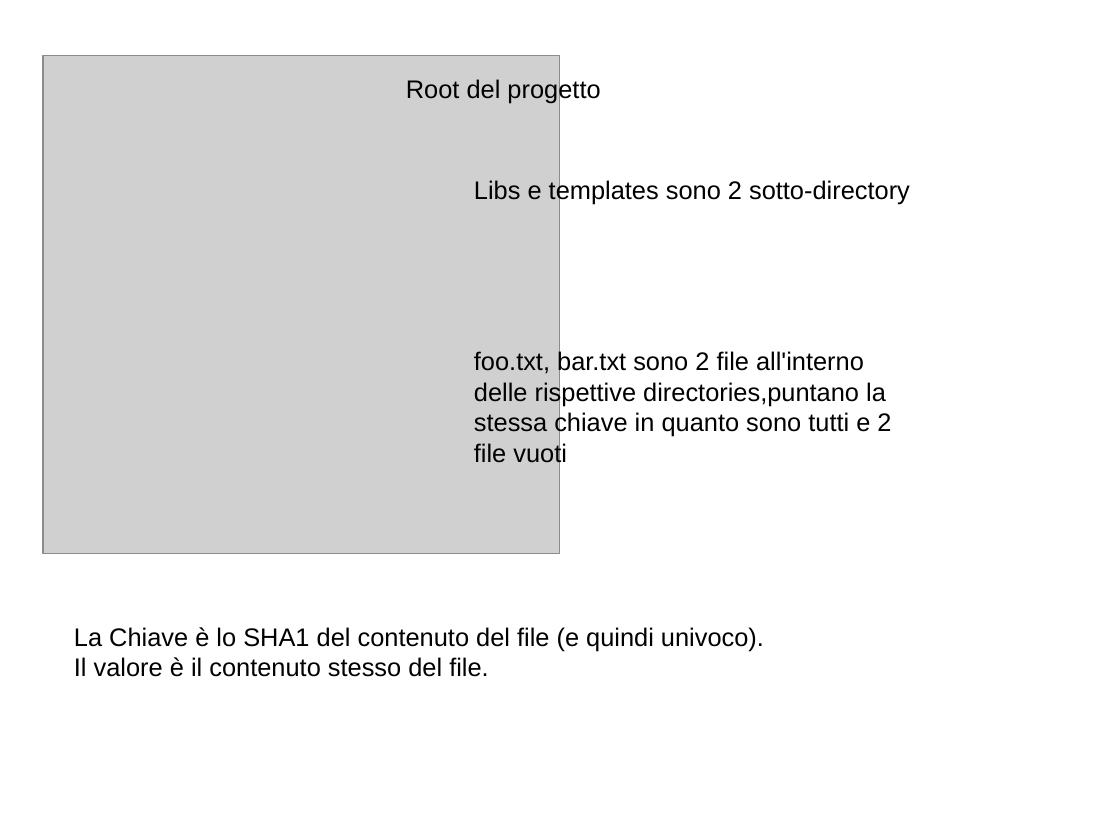
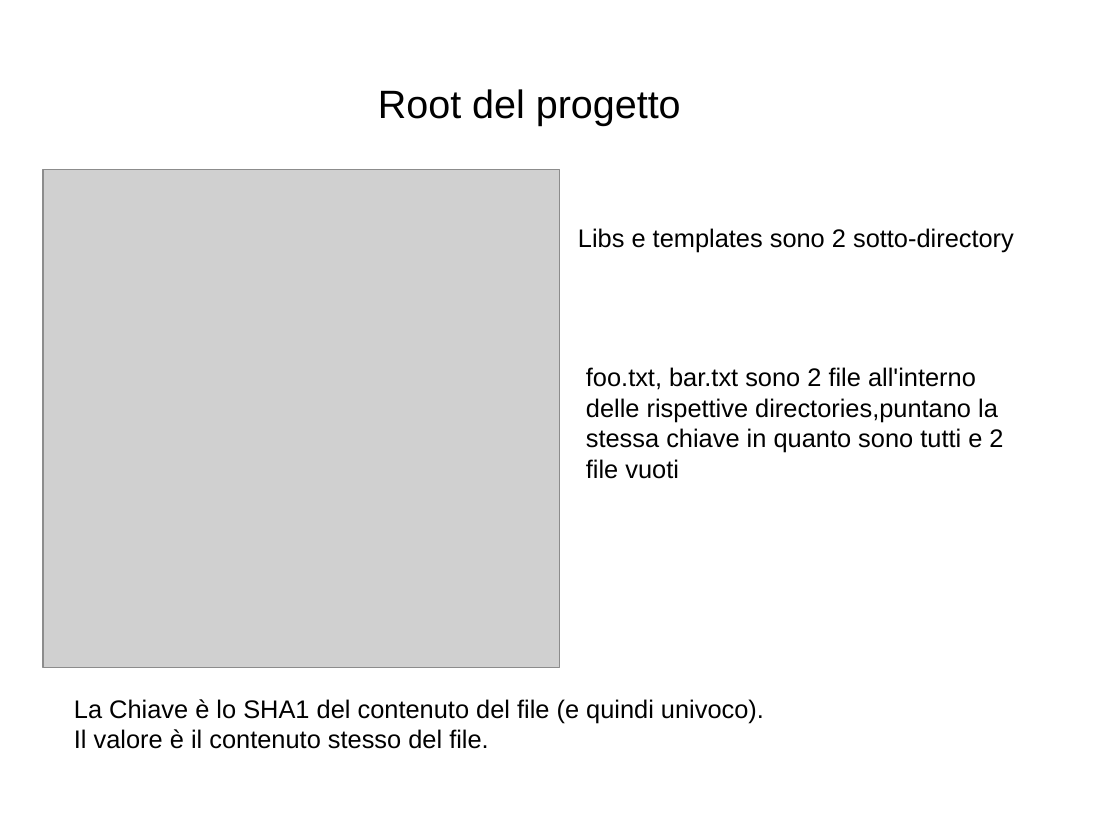
Before and after one commit to GioeleCicchini/Git-Presentation, a slide deck: slide 4 of presentazione git.odp. Drawn at 1120x840 pixels with LibreOffice and Linux fonts; fonts in the diff are those of the drawing; grey boxes stand for pictures; background and template pictures are left out. Boxes give left, top, right and bottom in pixels: in the first picture for what was removed or moved away, otherwise in the second. Text is boxed around its words. In the diff, an @@ line names an element or a change of style, - is before the commit and + after.

```diff
--- a/presentazione git.odp
+++ b/presentazione git.odp
@@ text "Root del progetto": place and size @@
-text "Root del progetto" at bbox=[406, 77, 600, 103]
+text "Root del progetto" at bbox=[378, 89, 681, 125]
@@ text "Root del progetto" at bbox=[378, 89, 681, 125]: size 18 to 28 pt @@
@@ picture: place and size @@
-picture at bbox=[43, 56, 560, 554]
+picture at bbox=[43, 170, 560, 668]
@@ text "Libs e templates sono 2 ...": place and size @@
-text "Libs e templates sono 2 ..." at bbox=[474, 179, 910, 205]
+text "Libs e templates sono 2 ..." at bbox=[578, 228, 1014, 253]
@@ text "foo.txt, bar.txt sono 2 file ..." rewrapped from bbox=[474, 350, 891, 467] to bbox=[586, 367, 1003, 479] @@
@@ text "La Chiave è lo SHA1 ...": place and size @@
-text "La Chiave è lo SHA1 ..." at bbox=[74, 627, 764, 677]
+text "La Chiave è lo SHA1 ..." at bbox=[74, 699, 764, 749]
```
Also in this commit, not shown: 10 other slides changed, 1 slide added, 1 other file.
